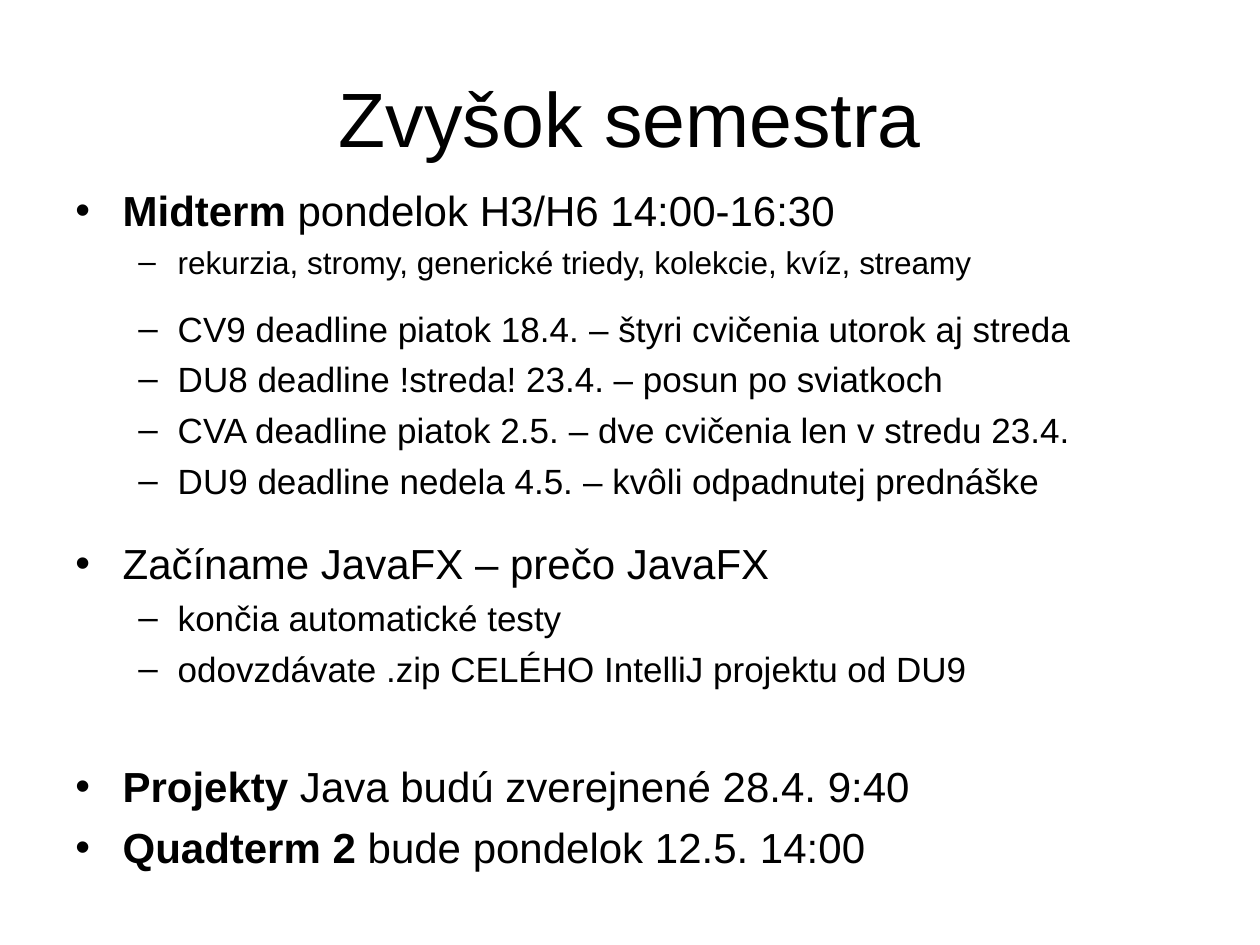
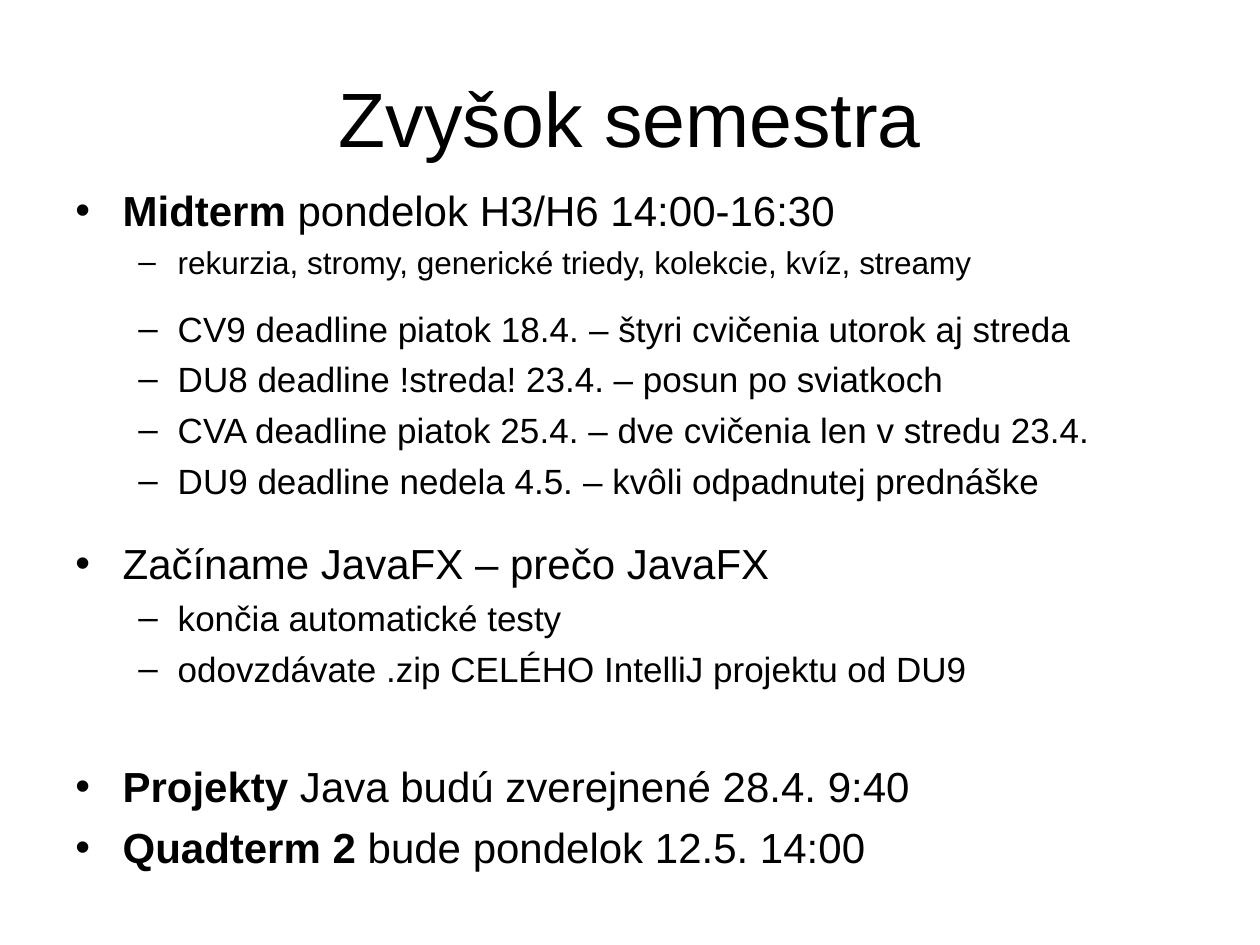
Before and after one commit to Programovanie4/Prednasky, a slide deck: slide 1 of 09/09_java.ppt. Drawn at 1260x945 pixels with LibreOffice and Linux fonts; fonts in the diff are those of the drawing. Boxes give left, top, right and bottom in pixels: in the first picture for what was removed or moved away, otherwise in the second. Text is boxed around its words. In the diff, an @@ line names an element or a change of style, - is before the commit and + after.

```diff
--- a/09/09_java.ppt
+++ b/09/09_java.ppt
@@ text at (178, 417, 1089, 450): text changed @@
-  – CVA deadline piatok 2.5. – dve cvičenia len v stredu 23.4.
+  – CVA deadline piatok 25.4. – dve cvičenia len v stredu 23.4.
```
Also in this commit, not shown: 1 other file.
